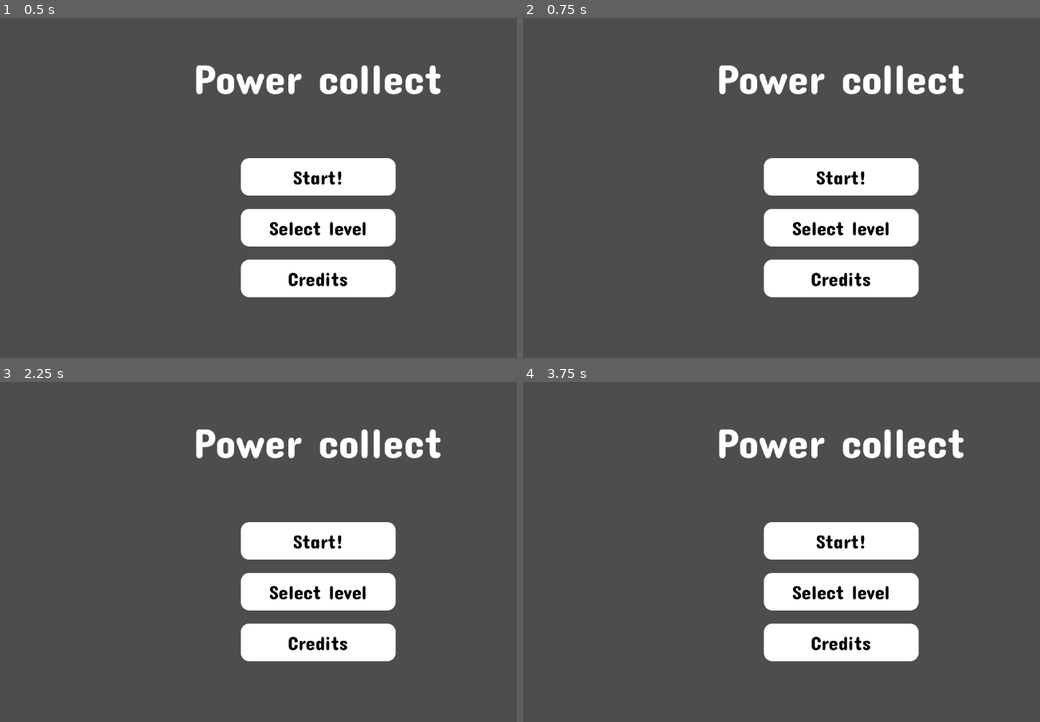
Above: before the commit, frames 1-4 (two rows, left to right).
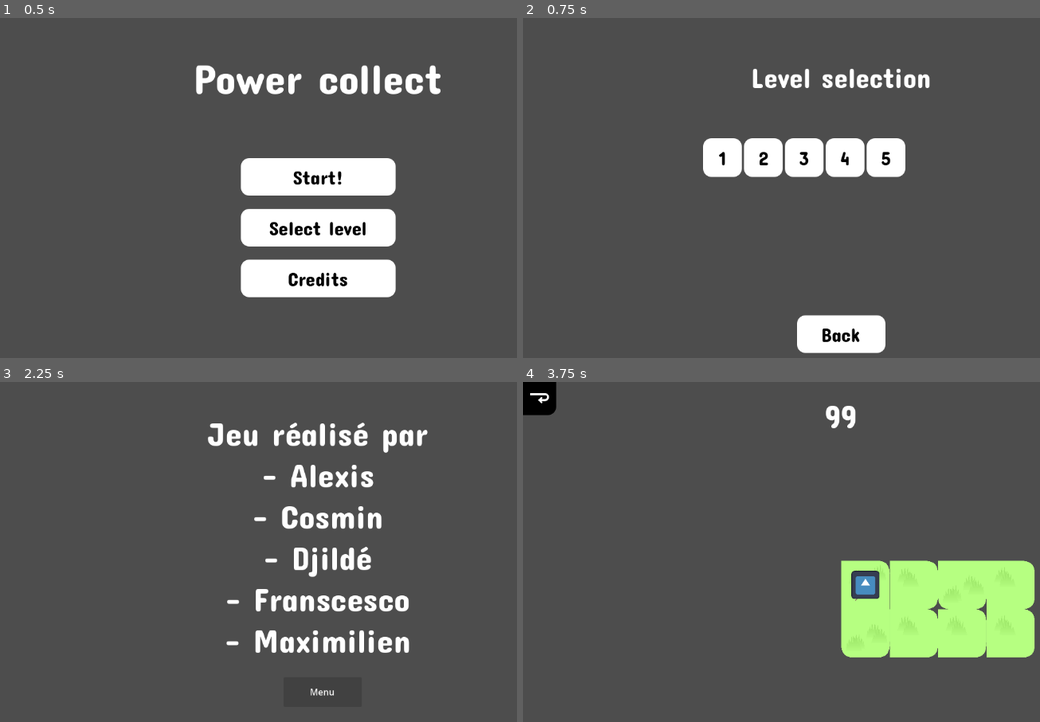
Above: after the commit, the same moments.

Repository: Sergueille/Collector
Game: Godot game, scene res://UI/menu_ui.tscn
The game is run twice, just before and just after one commit, with the same random seed, the same clock (stepped at 60 frames per second) and the same inputs. The engine's default icon, where the game draws it, is replaced by a stand-in: a white triangle on a blue panel in a dark square.
Inputs:
- Up to frame 1 (0.5 s): no input
- Up to frame 2 (0.75 s): click "Select level" at 0.5 s
- Up to frame 3 (2.25 s): click "Credits" (after the commit: "Back") at 1.25 s; click "Credits" at 2 s
- Up to frame 4 (3.75 s): click "Credits" (after the commit: "Menu") at 2.75 s; click "Start!" at 3.5 s

Frame 1 is identical in both runs. In frame 2, 15% of the frame differs, in the area x 34-86%, y 13-99%; in frame 3, 12%; in frame 4, 20%, in the area x 0-100%, y 0-83%.

Commit message:
Fixed merge

Diff:
--- a/UI/control.gd
+++ b/UI/control.gd
@@ -3,6 +3,9 @@
 # Charger le script parser
 # const Parser = preload("res://parser.gd")
 
+
+func _ready() -> void:
+	SceneSwitcher.current_scene_root = self
 
 func _on_play_button_1_pressed() -> void:
 	var level = LevelParser.createMapFromFile("levels/niveau1.txt")
--- /dev/null
+++ b/UI/ingame_ui.gd
@@ -0,0 +1,4 @@
+extends Control
+
+
+@export var items: Array[InventoryItem]
--- /dev/null
+++ b/UI/ingame_ui.tres.gd
@@ -0,0 +1,4 @@
+extends Control
+
+
+@export var items: Array[InventoryItem]
--- a/UI/ingame_ui.tscn
+++ b/UI/ingame_ui.tscn
@@ -1,6 +1,6 @@
 [gd_scene load_steps=10 format=3 uid="uid://0ghb8n7ykg2l"]
 
-[ext_resource type="Script" uid="uid://dfkrwqeafaq3l" path="res://UI/level_selection.gd" id="1_jjenp"]
+[ext_resource type="Script" uid="uid://dbp4txte3ljxa" path="res://UI/ingame_ui.gd" id="1_jjenp"]
 [ext_resource type="Theme" uid="uid://bprlrvabch0qk" path="res://UI/theme.tres" id="1_mjlmo"]
 [ext_resource type="Texture2D" uid="uid://bp2vmhjbfkjfg" path="res://sprites/magnet.svg" id="2_8d257"]
 [ext_resource type="PackedScene" uid="uid://bleuowoor1sc2" path="res://UI/inventory_item.tscn" id="2_mjlmo"]
--- a/UI/menu_ui.tscn
+++ b/UI/menu_ui.tscn
@@ -1,17 +1,17 @@
-[gd_scene load_steps=5 format=3 uid="uid://cds3fwip0u6y0"]
+[gd_scene load_steps=4 format=3 uid="uid://b5ki33weer1qa"]
 
 [ext_resource type="Theme" uid="uid://bprlrvabch0qk" path="res://UI/theme.tres" id="1_jjnuu"]
-[ext_resource type="Script" uid="uid://b5bgs76tufjnr" path="res://UI/menu_ui.gd" id="1_rfjxj"]
 [ext_resource type="Script" uid="uid://d1wun27dk8f5o" path="res://UI/control.gd" id="2_bh1w4"]
 [ext_resource type="Theme" uid="uid://m1chhbmd1cxr" path="res://UI/general_theme.tres" id="3_rfjxj"]
 
-[node name="IngameUI" type="Control"]
+[node name="IngameUI2" type="Control"]
 layout_mode = 3
 anchors_preset = 15
 anchor_right = 1.0
 anchor_bottom = 1.0
 grow_horizontal = 2
 grow_vertical = 2
+script = ExtResource("2_bh1w4")
 
 [node name="Label" type="Label" parent="."]
 layout_mode = 1
--- a/project.godot
+++ b/project.godot
@@ -11,7 +11,7 @@
 [application]
 
 config/name="Collector"
-run/main_scene="uid://cds3fwip0u6y0"
+run/main_scene="uid://b5ki33weer1qa"
 config/features=PackedStringArray("4.5", "GL Compatibility")
 config/icon="res://icon.svg"
 
Not shown, added: UI/ingame_ui.gd.uid
Not shown, added: UI/ingame_ui.tres.gd.uid
